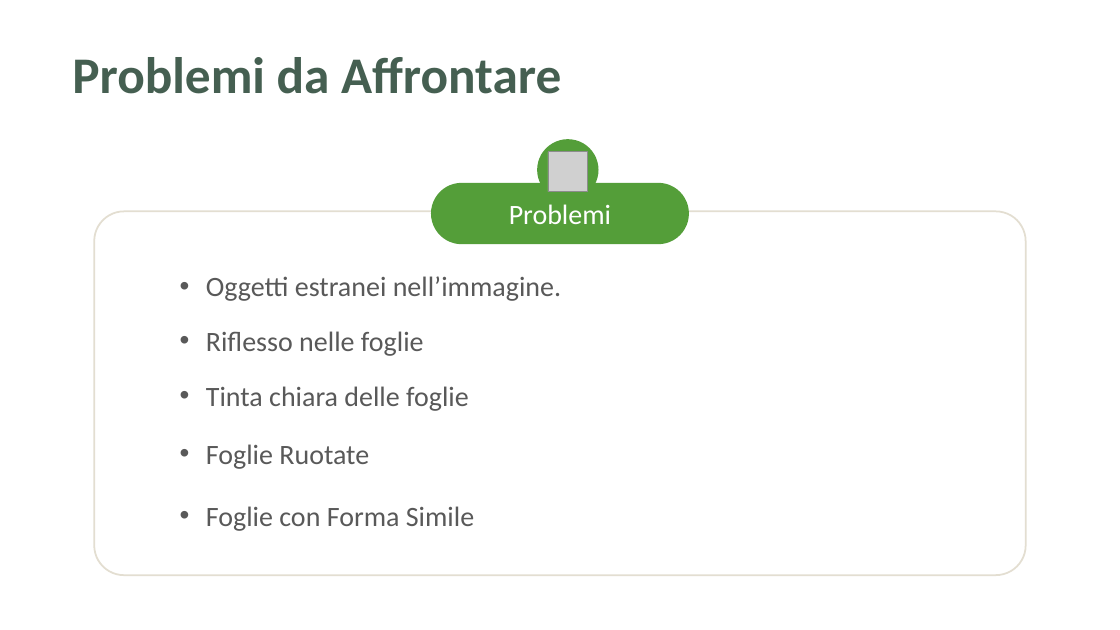
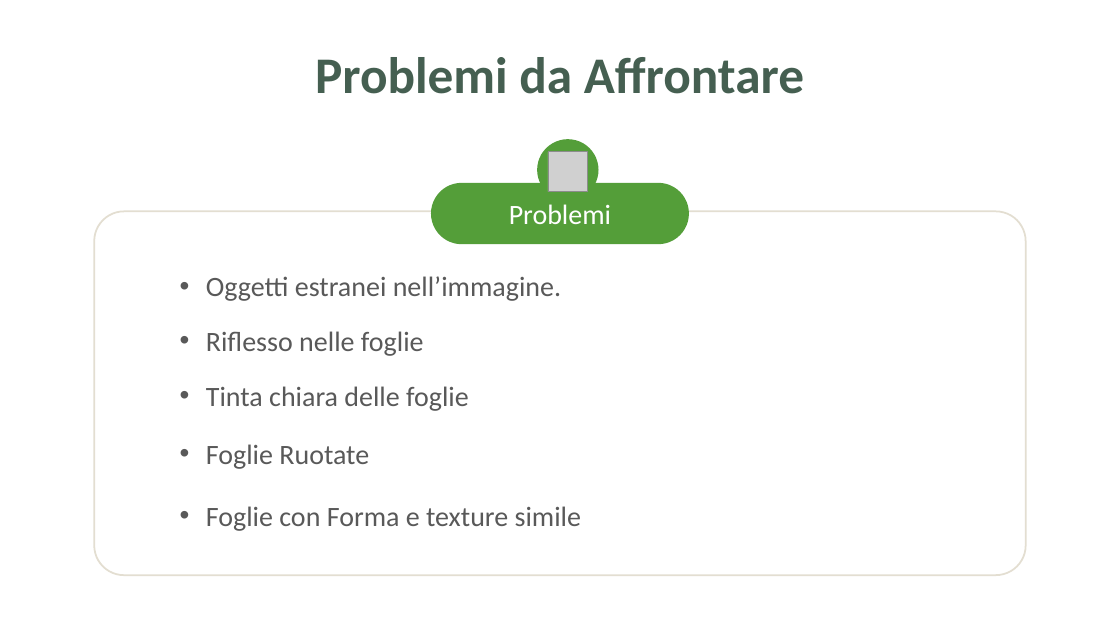
Before and after one commit to aleeteo/leaf_ID, a slide deck: slide 5 of presentazione/ProjectLeafWIP.pptx. Drawn at 1120x630 pixels with LibreOffice and Linux fonts; fonts in the diff are those of the drawing; grey boxes stand for pictures. Boxes give left, top, right and bottom in pixels: in the first picture for what was removed or moved away, otherwise in the second. Text is boxed around its words. In the diff, an @@ line names an element or a change of style, - is before the commit and + after.

```diff
--- a/presentazione/ProjectLeafWIP.pptx
+++ b/presentazione/ProjectLeafWIP.pptx
@@ title "Problemi da Affrontare" at box(315, 57, 804, 94): alignment left to centre @@
@@ text at box(206, 506, 581, 531): text changed @@
-• Foglie con Forma Simile
+• Foglie con Forma e texture simile
```
Also in this commit, not shown: 6 other slides changed.
